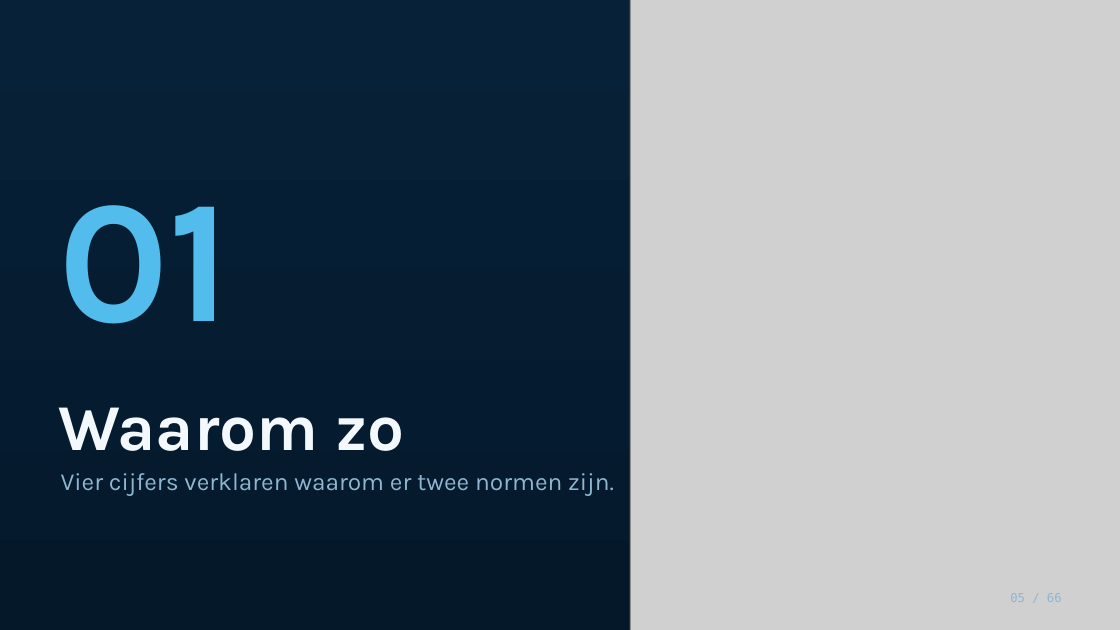
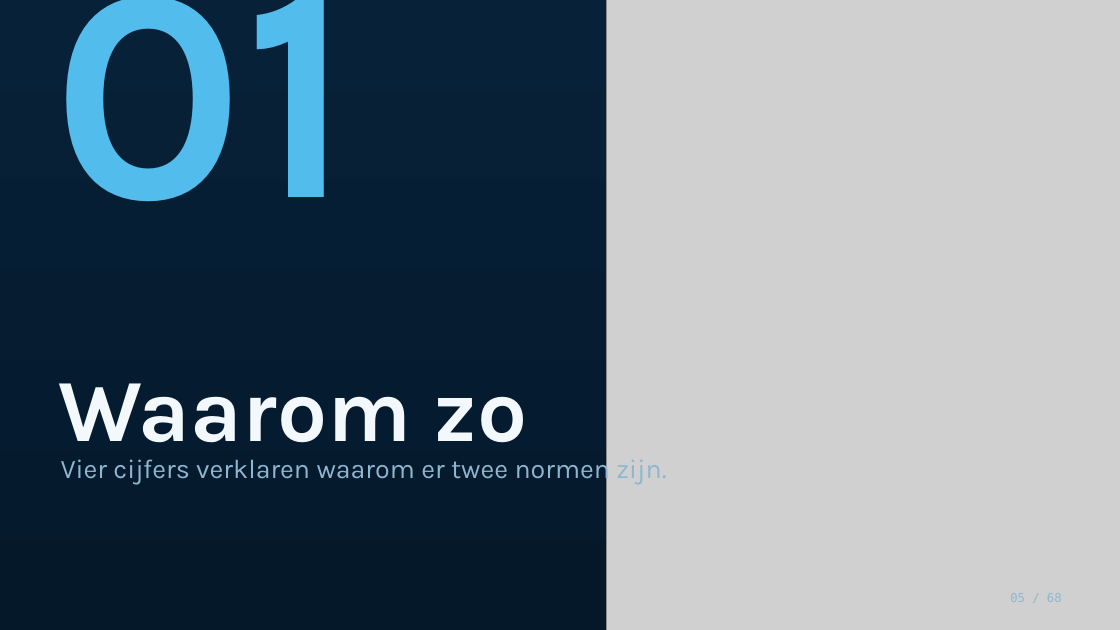
Before and after one commit to Dellfs/paradise-project, a slide deck: slide 5 of PARADISE_presentatie/PARADISE_opleidingssessie_voetklinieken.pptx. Drawn at 1120x630 pixels with LibreOffice and Linux fonts; fonts in the diff are those of the drawing; grey boxes stand for pictures. Boxes give left, top, right and bottom in pixels: in the first picture for what was removed or moved away, otherwise in the second. Text is boxed around its words. In the diff, an @@ line names an element or a change of style, - is before the commit and + after.

```diff
--- a/PARADISE_presentatie/PARADISE_opleidingssessie_voetklinieken.pptx
+++ b/PARADISE_presentatie/PARADISE_opleidingssessie_voetklinieken.pptx
@@ text "01": place and size @@
-text "01" at <box>58,205,231,324</box>
+text "01" at <box>52,0,352,201</box>
@@ text "01" at <box>52,0,352,201</box>: size 150 to 260 pt; line spacing 0.9 to 0.82 @@
@@ picture: place and size @@
-picture at <box>630,0,1120,630</box>
+picture at <box>607,0,1120,630</box>
@@ text "Waarom zo": place and size @@
-text "Waarom zo" at <box>58,407,404,451</box>
+text "Waarom zo" at <box>58,383,528,463</box>
@@ text "Waarom zo" at <box>58,383,528,463</box>: size 56 to 76 pt @@
@@ text "Vier cijfers verklaren waarom er ...": place and size @@
-text "Vier cijfers verklaren waarom er ..." at <box>61,473,614,496</box>
+text "Vier cijfers verklaren waarom er ..." at <box>61,454,611,485</box>
@@ text "Vier cijfers verklaren waarom er ..." at <box>61,454,611,485</box>: size 21 to 23 pt @@
```
Also in this commit, not shown: 64 other slides changed, 2 slides added, 2 other files.
